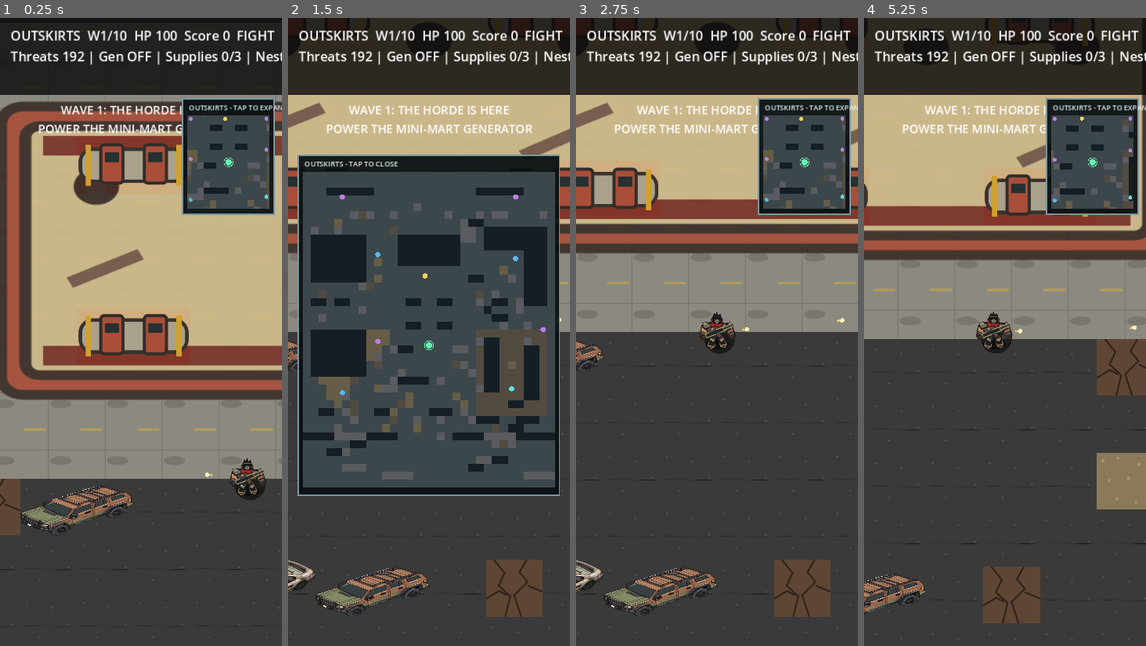
Above: before the commit, frames 1-4 (left to right).
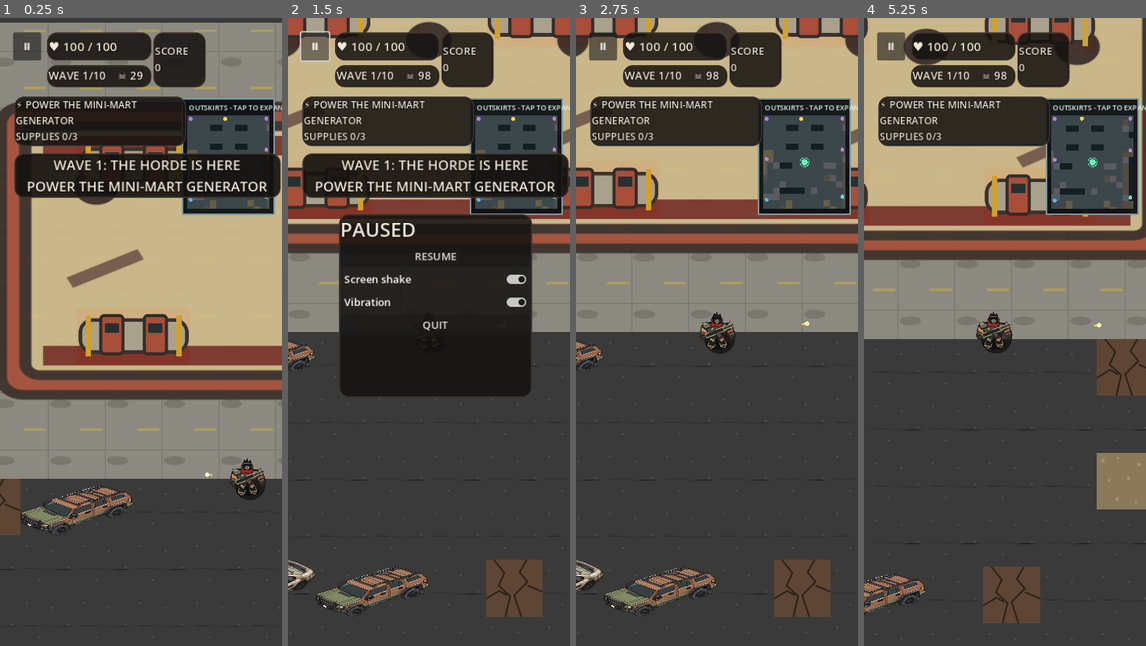
Above: after the commit, the same moments.

Repository: dennypag02/deadshift
Game: Godot game, scene res://scenes/Outskirts.tscn
The game is run twice, just before and just after one commit, with the same random seed, the same clock (stepped at 60 frames per second) and the same inputs.
Inputs (mouse positions are in pixels of both pictures, inside the frame that each line leads up to):
- Up to frame 1 (0.25 s): no input
- Up to frame 2 (1.5 s): tap Enter at 0.5 s; drag from (516, 156) to (457, 193) at 0.52 s; click (316, 49) at 1.25 s, where only the run after the commit has a clickable "Ⅱ"
- Up to frame 3 (2.75 s): click (722, 256) at 2 s, where only the run after the commit has a clickable "RESUME"
- Up to frame 4 (5.25 s): tap Space at 2.75 s; drag from (948, 363) to (990, 457) at 2.77 s; move the mouse to (1033, 193) at 3.52 s; hold Right (ui_right) 3.53-4.25 s; tap H at 3.6, 5.1 s; drag from (990, 457) to (920, 237) at 4.27 s; move the mouse to (1089, 426) at 5.02 s; hold Left (ui_left) from 5.03 s (still down)

The runs differ from the first frame. In frame 1, 20% of the frame differs, in the area x 0-100%, y 0-29%; in frame 2, 50%, in the area x 0-100%, y 0-77%; in frame 3, 14%; in frame 4, 14%.

Commit message:
Mount polished HUD overlay without modifying game mechanics

Diff:
--- a/godot/scripts/outskirts.gd
+++ b/godot/scripts/outskirts.gd
@@ -256,7 +256,7 @@
 	add_child(ui)
 
 	var bar := ColorRect.new()
-	bar.color = Color(0.04, 0.04, 0.04, 0.82)
+	bar.color = Color(0.04, 0.04, 0.04, 0.0)
 	bar.position = Vector2(0, 0)
 	bar.size = Vector2(432, 118)
 	ui.add_child(bar)
@@ -265,6 +265,7 @@
 	hud.position = Vector2(16, 12)
 	hud.add_theme_font_size_override("font_size", 20)
 	ui.add_child(hud)
+	hud.visible = false
 
 	banner = Label.new()
 	banner.position = Vector2(18, 128)
@@ -272,6 +273,7 @@
 	banner.horizontal_alignment = HORIZONTAL_ALIGNMENT_CENTER
 	banner.add_theme_font_size_override("font_size", 18)
 	ui.add_child(banner)
+	banner.visible = false
 
 	var tactical_map := Control.new()
 	tactical_map.set_script(load("res://scripts/tactical_minimap.gd"))
@@ -279,6 +281,11 @@
 	tactical_map.position = Vector2(280, 124)
 	tactical_map.size = Vector2(140, 176)
 	ui.add_child(tactical_map)
+
+	var polish_hud := Control.new()
+	polish_hud.set_script(load("res://scripts/polish_hud.gd"))
+	polish_hud.set("game", self)
+	ui.add_child(polish_hud)
 
 	upgrade_panel = Panel.new()
 	upgrade_panel.position = Vector2(24, 570)
